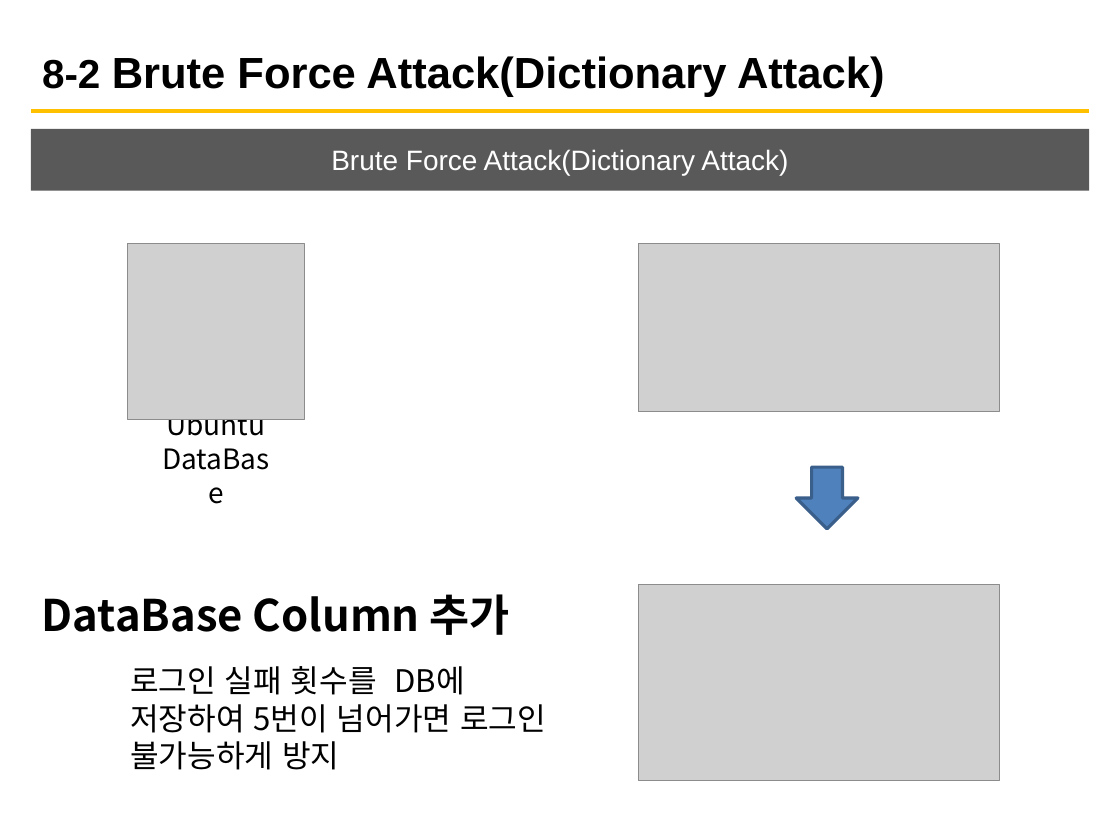
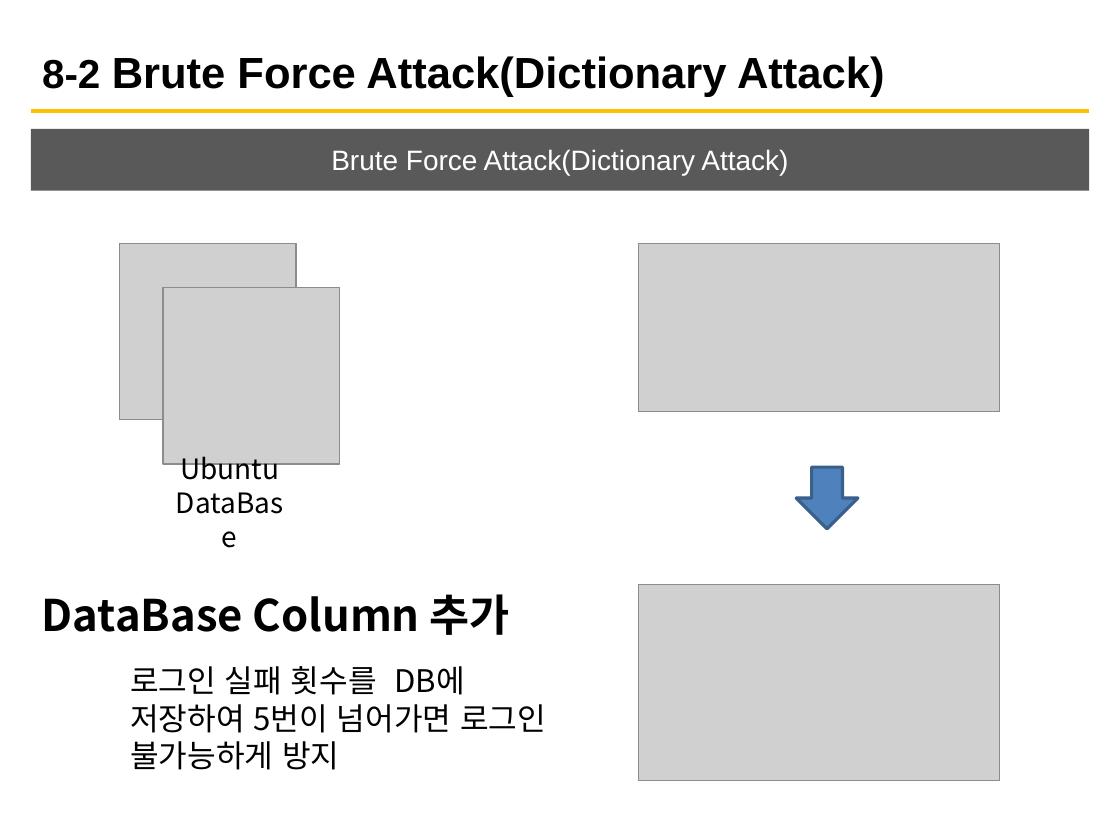
Before and after one commit to rnrhksgus/SecurityFinalProject, a slide deck: slide 23 of PPT/5조 발표(5차).pptx. Drawn at 1120x840 pixels with LibreOffice and Linux fonts; fonts in the diff are those of the drawing; grey boxes stand for pictures. Boxes give left, top, right and bottom in pixels: in the first picture for what was removed or moved away, otherwise in the second. Text is boxed around its words. In the diff, an @@ line names an element or a change of style, - is before the commit and + after.

```diff
--- a/PPT/5조 발표(5차).pptx
+++ b/PPT/5조 발표(5차).pptx
@@ picture added at (120, 244, 296, 420) @@
@@ picture: place and size @@
-picture at (128, 244, 304, 420)
+picture at (164, 288, 339, 464)
@@ text "Ubuntu" rewrapped from (42, 419, 265, 632) to (42, 456, 279, 632) @@
```
Also in this commit, not shown: 2 other slides changed, 10 other files.
